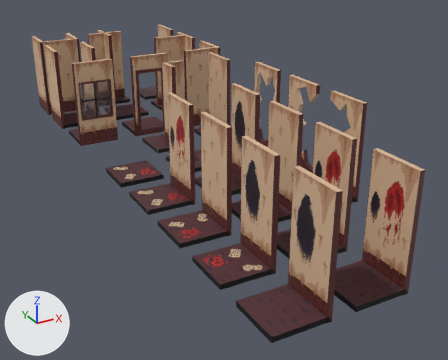
The glTF model Godot Files/team-terror/Assets/MotelTileset/MotelTileset.glb as it was, and as the next commit left it.
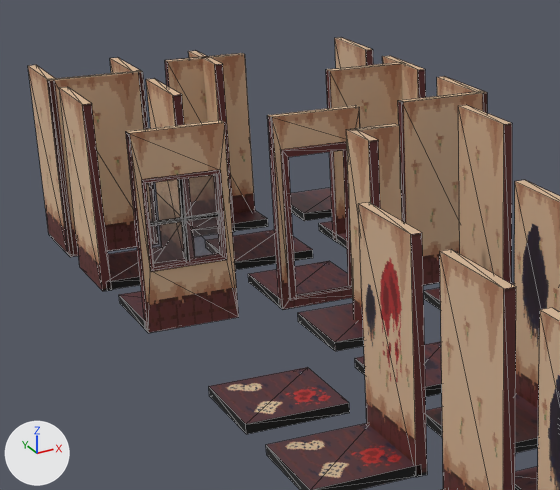
The first picture shows the older version from a camera (50 mm lens) standing at (-21.9, -33.7, 11.0) and looking at (-9.3, -10.6, -0.5). The close-ups show both versions on the part from 4% to 56% of the width and 3% to 58% of the height of that picture; other places that the commit changed are outside them. The lights are fixed; the arrows at lower left show +X, +Y and +Z. The close-ups show mesh edges as thin lines. Where no turn or scale is listed for an object, it has been applied to the vertices. Vertices at the same position are counted once.

Objects in the first close-up: 'Blood Wall 3', 'Corner.001', 'Door Outer', 'Four Way', 'Hole Wall 3', 'Inner Corner.001', 'Inner Wall', 'Small Hall', 'Small Hall End.001', 'T Junction', 'Wall 3', 'Window'.
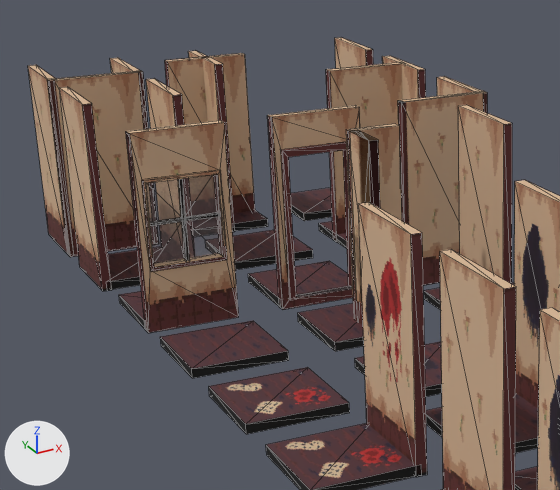
Where the newer file only moved an object's origin or applied its transform, the numbers keep the older frame.

The edits, one by one:
me_cube_028 has 72 vertices, 124 faces and spans x -1.0..1.0, y -1.15..1.0, z -0.11..4.11.
me_cube_028 is used by ob_window; location (-13.0, -3.0, 0.0).
me_cube_028 part 1: texture (UV) coordinates of 39 of 124 faces, centred in x -0.94..0.94, y -1.15..-0.85, z 1.22..3.79, changed; they spanned u 0.67..0.84, v 0.0..0.67 and now span u 0.5..1.0, v 0.0..0.64.
me_cube_037 has 24 vertices, 36 faces and spans x -1.0..1.1, y -1.0..1.0, z -0.11..4.11.
me_cube_037 is used by ob_t_junction; location (-7.0, 0.0, 0.0).
me_cube_037 part 4: texture (UV) coordinates of 8 of 36 faces, centred in x -0.33..1.1, y -0.33..0.33, z 1.3..2.7, changed; they spanned u 0.84..0.84, v 0.0..0.5 and now span u 0.83..0.83, v 0.0..0.5.
me_cube_039 has 24 vertices, 36 faces and spans x -1.0..1.0, y -1.0..1.0, z -0.11..4.11.
me_cube_039 is used by ob_four_way; location (-10.0, 3.0, 0.0).
me_cube_039 part 5: texture (UV) coordinates of 8 of 36 faces, centred in x -0.33..0.33, y -0.33..0.33, z 1.3..2.7, changed; they spanned u 0.84..0.84, v 0.0..0.5 and now span u 0.83..0.83, v 0.0..0.5.
me_cube_030 has 24 vertices, 36 faces and spans x -1.1..1.1, y -1.0..1.0, z -0.11..4.11.
me_cube_030 is used by ob_small_hall; location (-13.0, 0.0, 0.0).
me_cube_030 part 7: texture (UV) coordinates of 8 of 36 faces, centred in x -1.1..1.1, y -0.33..0.33, z 1.3..2.7, changed; they spanned u 0.67..0.84, v 0.0..0.5 and now span u 0.67..0.83, v 0.0..0.5.
me_cube_004 is used by ob_inner_corner_001; location (-10.0, -6.0, 0.0).
me_cube_004 had 30 vertices, 48 faces and spanned x -1.0..1.0, y -1.0..1.0, z -0.11..4.11.
me_cube_004 now has 45 vertices, 78 faces and spans x -1.0..1.0, y -1.0..1.0, z -0.11..4.11.
me_cube_004 part 2: a new loose piece, a box spanning x -0.1..0.1, y -1.0..0.0, z -0.11..4.11, in mat_alt_wall (picture img_moteltileset_two).
me_cube_004 part 3: 4 vertices removed from x -0.1..0.1, y 0.09, z -0.11..4.11; 11 vertices added at x -0.1..0.0, y -0.1..0.0, z -0.11..4.11.
me_cube_021 is used by ob_small_hall_end_001; location (-13.0, 3.0, 0.0).
me_cube_021 had 48 vertices, 80 faces and spanned x -1.1..1.1, y -1.1..1.01, z -0.11..4.11.
me_cube_021 now has 48 vertices, 80 faces and spans x -1.1..1.1, y -1.1..1.0, z -0.11..4.11.
Part 6, on me_cube_021:
12 vertices are removed from x -1.1..1.1, y -0.9..1.01, z -0.11..4.11.
48 faces are deleted.
12 vertices are added at x -1.1..1.1, y -1.0..1.0, z -0.11..4.11.
12 new faces join them, mat_floor_010 (picture img_moteltileset_two).
10 new faces join them, mat_floor_009 (picture img_moteltileset_two).
26 new faces join them, mat_floor_011 (picture img_moteltileset_two).
Mesh me_cube_048 is new.
It is a box spanning x -1.0..1.0, y -1.0..1.0, z -0.1..0.1.
It uses material mat_floor (picture img_moteltileset_two).
Object 'Floor 1' (ob_floor_1) is new; it shows me_cube_048.
Its location is (-13.0, -6.0, 0.0).

Changed parts and their boxes (x1, y1, x2, y2) in the close-ups (560 x 490 px; the box of a moved part takes in the faces that stretch with it):
'Floor 1', added (brown)
    after: (160, 321, 289, 378)
part 1 of me_cube_028, surface changed
    both: (128, 122, 239, 327)
part 2 of me_cube_004, added
    after: (348, 130, 380, 325)
part 3 of me_cube_004, built on
    before: (346, 129, 377, 325)
    after: (346, 129, 371, 324)
part 4 of me_cube_037, surface changed
    both: (329, 56, 418, 234)
part 5 of me_cube_039, surface changed
    both: (167, 51, 255, 216)
part 6 of me_cube_021, moved or reshaped
    both: (28, 58, 142, 256)
part 7 of me_cube_030, surface changed (brown to beige)
    both: (59, 80, 185, 291)
